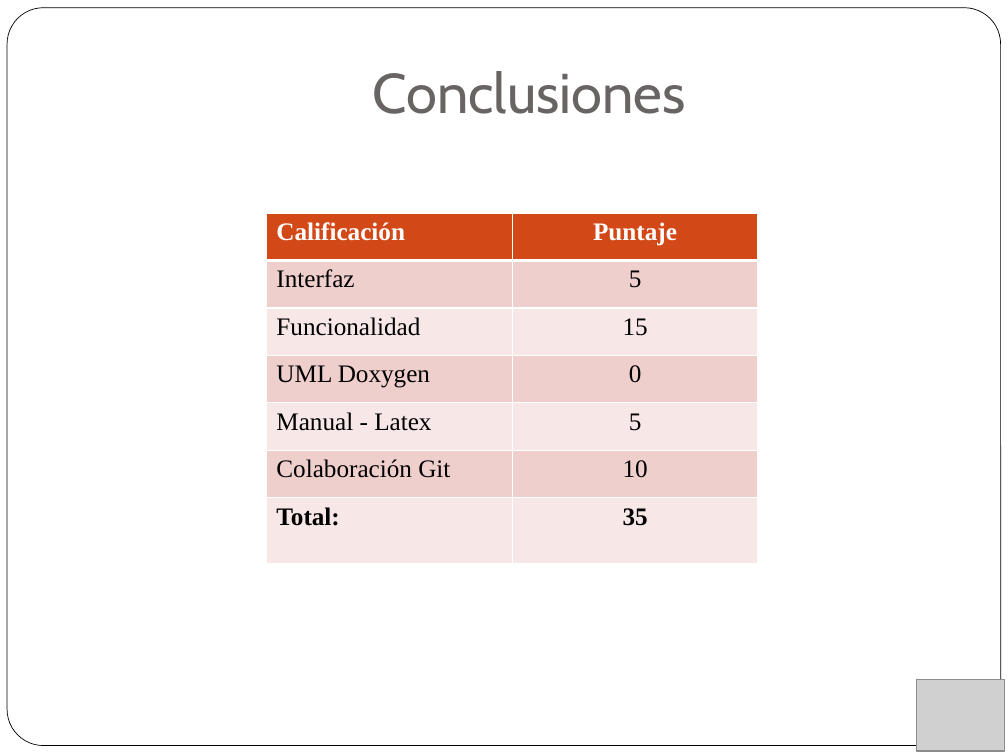
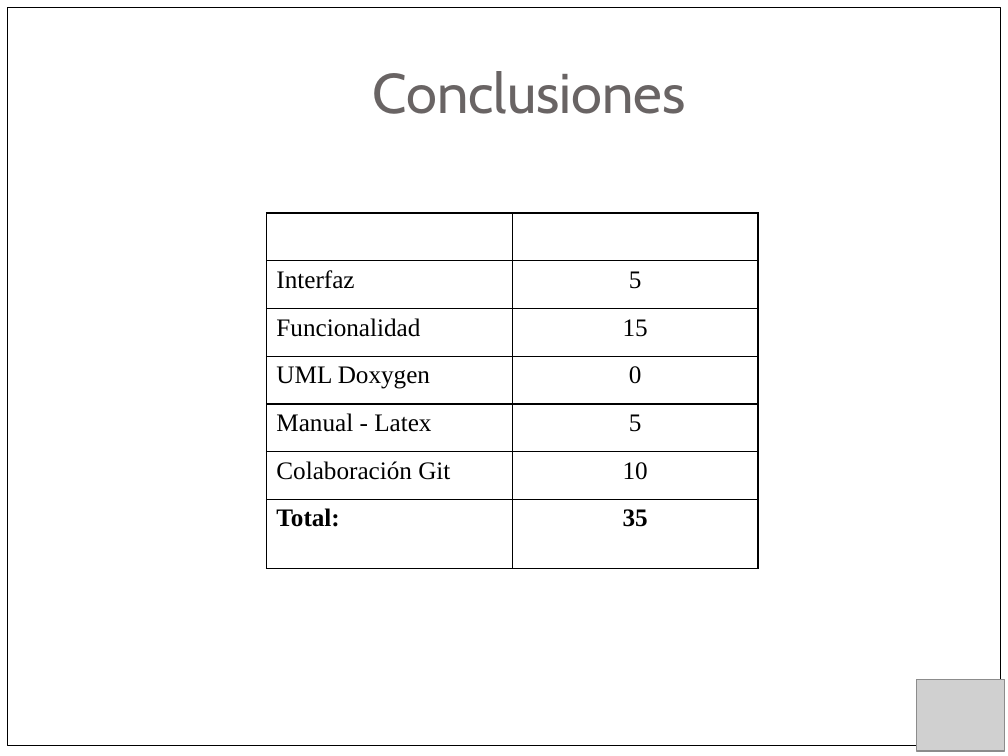
Before and after one commit to rubancar/sudoku-pyqt, a slide deck: slide 23 of Presentacion/PresentacionProyectoPython.pptx. Drawn at 1008x756 pixels with LibreOffice and Linux fonts; fonts in the diff are those of the drawing; grey boxes stand for pictures. Boxes give left, top, right and bottom in pixels: in the first picture for what was removed or moved away, otherwise in the second. Text is boxed around its words. In the diff, an @@ line names an element or a change of style, - is before the commit and + after.

```diff
--- a/Presentacion/PresentacionProyectoPython.pptx
+++ b/Presentacion/PresentacionProyectoPython.pptx
@@ rounded rectangle removed at (7,8,1001,746) @@
@@ rectangle added at (7,8,1001,746), fill #FFFFFF, outline #000000 0.51 pt @@
@@ table at (266,213,758,569) @@
@@ fill #D34817 to none in row 1 @@
@@ fill #EFCFCC to none in 6 cells @@
@@ fill #F7E9E8 to none in 6 cells @@
@@ borders changed @@
```
Also in this commit, not shown: 22 other slides changed.
